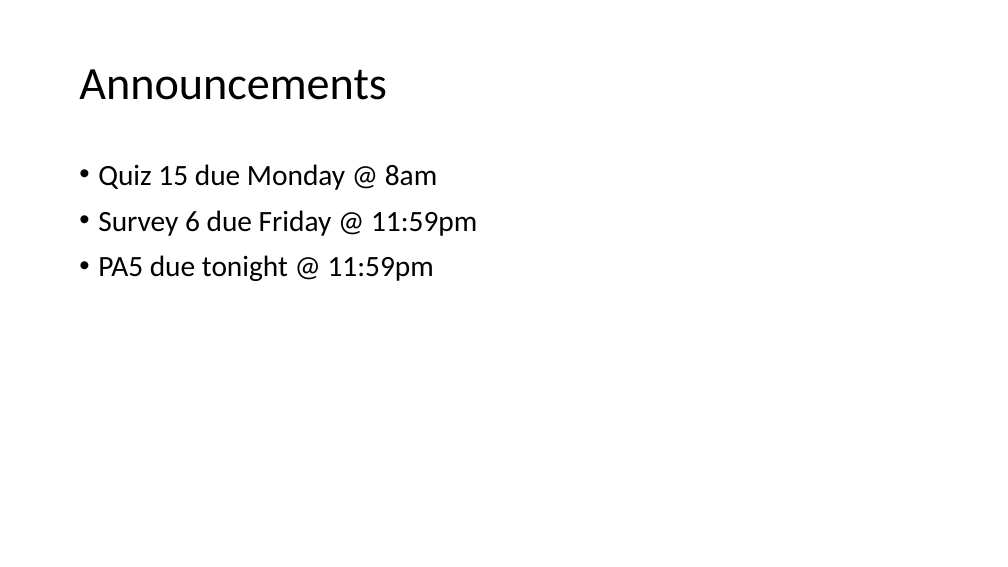
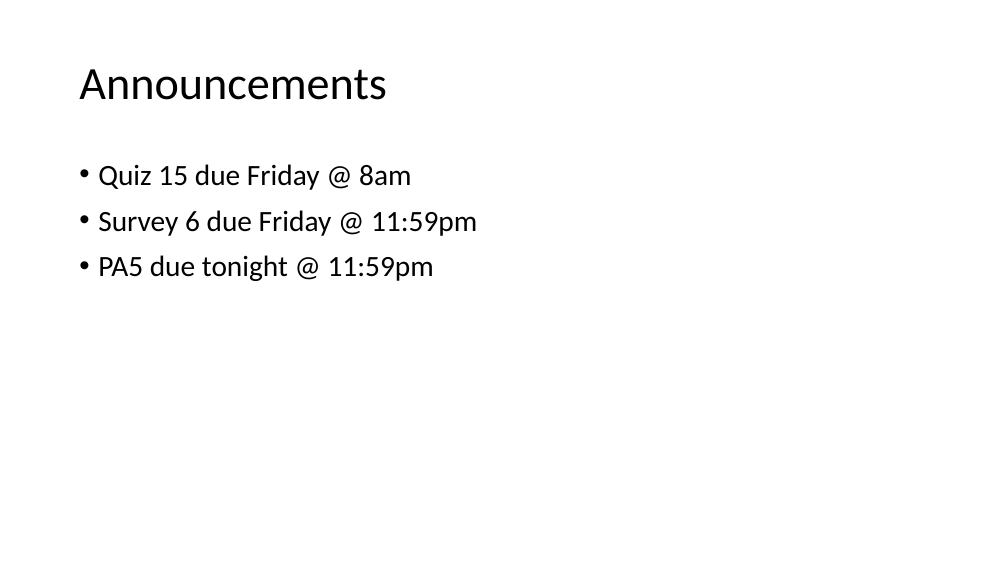
Before and after one commit to ucsd-cse12-w21/ucsd-cse12-w21.github.io, a slide deck: slide 2 of lectures/lecture-15/Lecture-Live C00/Lecture 15 - Lecture.pptx. Drawn at 1008x567 pixels with LibreOffice and Linux fonts; fonts in the diff are those of the drawing. Boxes give left, top, right and bottom in pixels: in the first picture for what was removed or moved away, otherwise in the second. Text is boxed around its words. In the diff, an @@ line names an element or a change of style, - is before the commit and + after.

```diff
--- a/lectures/lecture-15/Lecture-Live C00/Lecture 15 - Lecture.pptx
+++ b/lectures/lecture-15/Lecture-Live C00/Lecture 15 - Lecture.pptx
@@ text at (98,164,411,190): text changed @@
-• Quiz 15 due Monday @ 8am
+• Quiz 15 due Friday @ 8am
```
Also in this commit, not shown: 5 other files.
